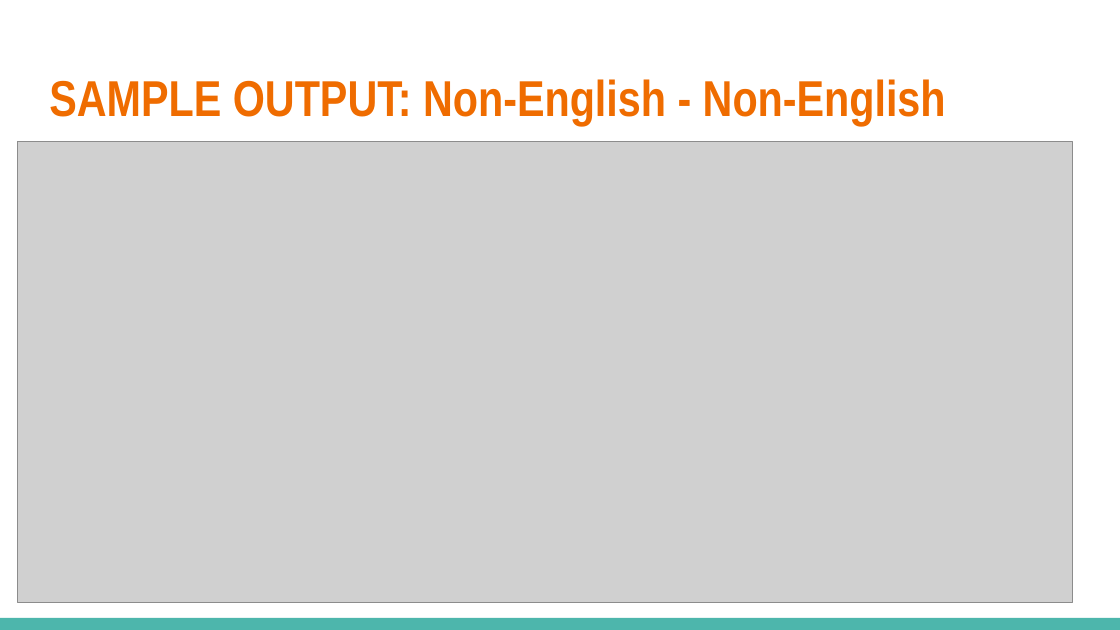
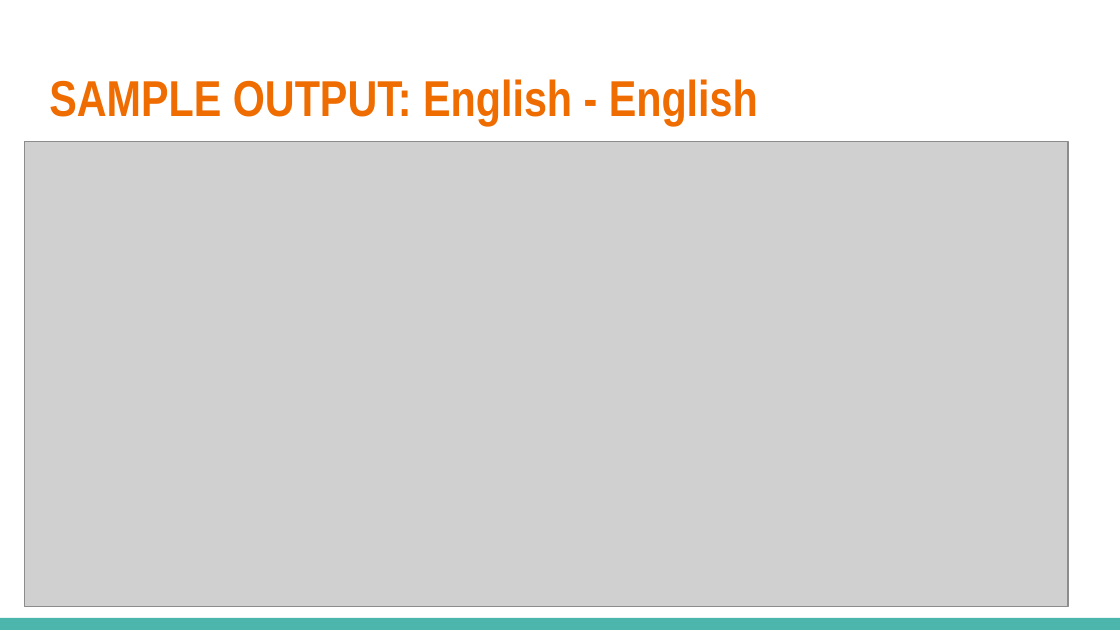
Before and after one commit to savithashreem07/Machine-Learning, a slide deck: slide 18 of Customer Support System (email to customer)/19981_SavithaShree_Mohanraj_CSS_Email.pptx (slide 20 before the commit). Drawn at 1120x630 pixels with LibreOffice and Linux fonts; fonts in the diff are those of the drawing; grey boxes stand for pictures. Boxes give left, top, right and bottom in pixels: in the first picture for what was removed or moved away, otherwise in the second. Text is boxed around its words. In the diff, an @@ line names an element or a change of style, - is before the commit and + after.

```diff
--- a/Customer Support System (email to customer)/19981_SavithaShree_Mohanraj_CSS_Email.pptx
+++ b/Customer Support System (email to customer)/19981_SavithaShree_Mohanraj_CSS_Email.pptx
@@ title at [49,79,758,126]: text changed @@
-SAMPLE OUTPUT: Non-English - Non-English
+SAMPLE OUTPUT: English - English
@@ picture: place and size @@
-picture at [18,141,1073,603]
+picture at [25,141,1068,607]
```
Also in this commit, not shown: 2 other slides changed, 1 slide added, 1 other file.
